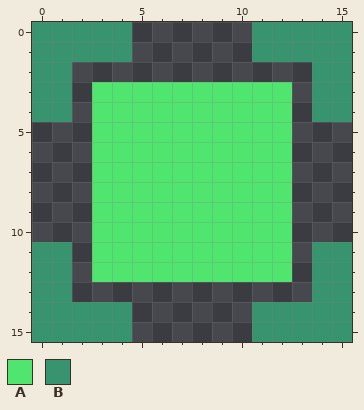
Pixel-art file -- finish.aseprite. Above, as it was before the edit.
16x16 pixels, 1 frame.
Palette (. is transparent): A #50e56f  B #37946e
Pixels before, first column x 0:
 0 BBBBB......BBBBB
 1 BBBBB......BBBBB
 2 BB............BB
 3 BB.AAAAAAAAAA.BB
 4 BB.AAAAAAAAAA.BB
 5 ...AAAAAAAAAA...
 6 ...AAAAAAAAAA...
 7 ...AAAAAAAAAA...
 8 ...AAAAAAAAAA...
 9 ...AAAAAAAAAA...
10 ...AAAAAAAAAA...
11 BB.AAAAAAAAAA.BB
12 BB.AAAAAAAAAA.BB
13 BB............BB
14 BBBBB......BBBBB
15 BBBBB......BBBBB
And afterwards:
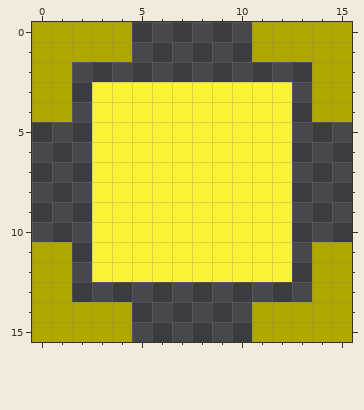
Changes in this commit:
Colour A changes from #50e56f to #fbf236.
Colour B changes from #37946e to #afa700.
